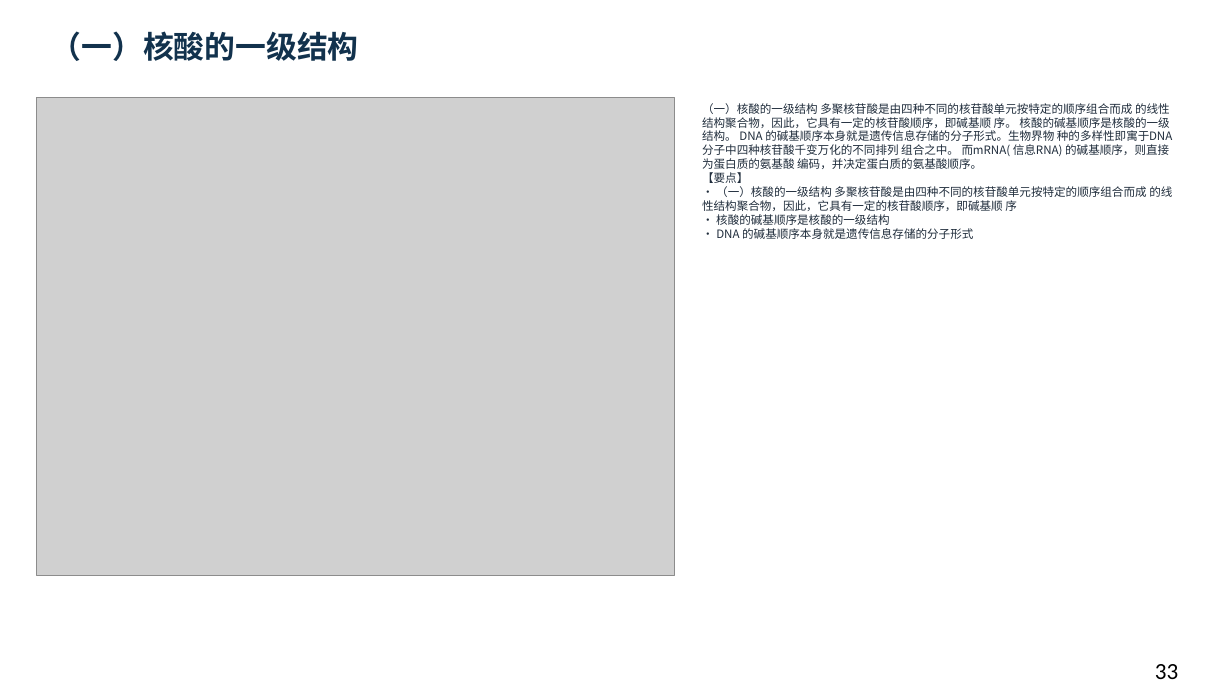
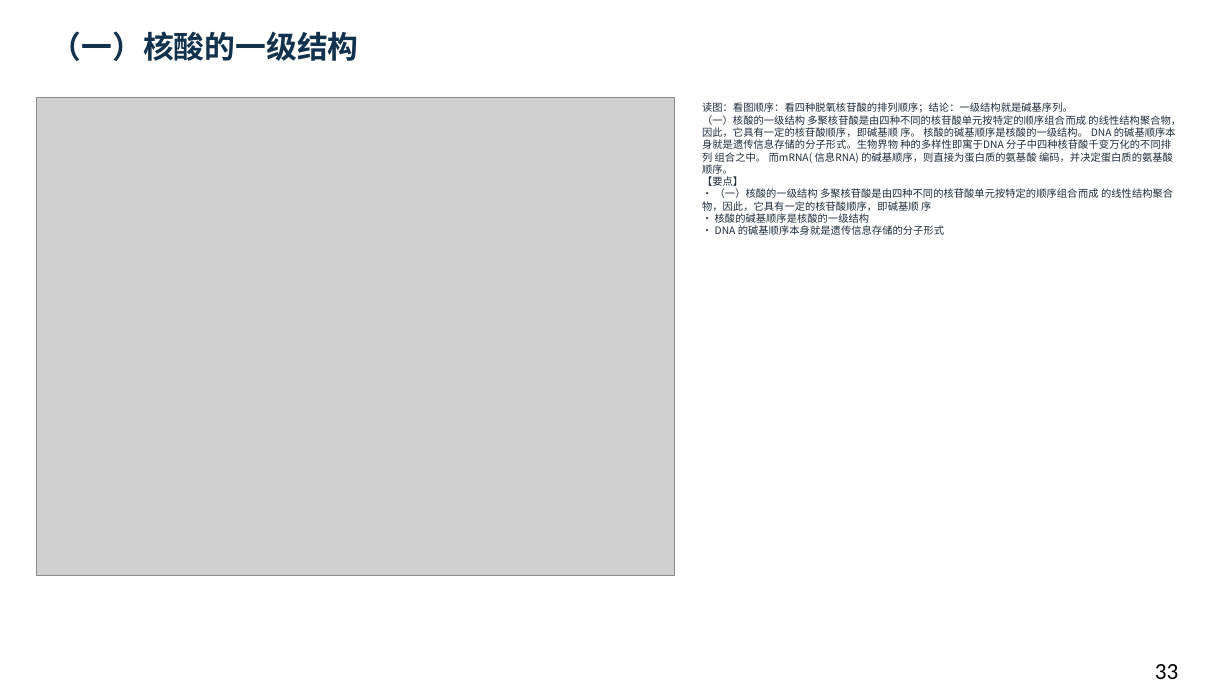
Before and after one commit to newkan-li/Biochemistry, a slide deck: slide 33 of downloads/bc11-ai-style.pptx. Drawn at 1232x693 pixels with LibreOffice and Linux fonts; fonts in the diff are those of the drawing; grey boxes stand for pictures. Boxes give left, top, right and bottom in pixels: in the first picture for what was removed or moved away, otherwise in the second. Text is boxed around its words. In the diff, an @@ line names an element or a change of style, - is before the commit and + after.

```diff
--- a/downloads/bc11-ai-style.pptx
+++ b/downloads/bc11-ai-style.pptx
@@ text at (x1=702, y1=102, x2=1181, y2=235): text changed; size 9 to 8 pt @@
-（一）核酸的一级结构 多聚核苷酸是由四种不同的核苷酸单元按特定的顺序组合而成 的线性结构聚合物，因此，它具有一定的核苷酸顺序，即碱基顺 序。 核酸的碱基顺序是核酸的一级结构。 DNA 的碱基顺序本身就是遗传信息存储的分子形式。生物界物 种的多样性即寓于DNA 分子中四种核苷酸千变万化的不同排列 组合之中。 而mRNA( 信息RNA) 的碱基顺序，则直接为蛋白质的氨基酸 编码，并决定蛋白质的氨基酸顺序。
-【要点】
-• （一）核酸的一级结构 多聚核苷酸是由四种不同的核苷酸单元按特定的顺序组合而成 的线性结构聚合物，因此，它具有一定的核苷酸顺序，即碱基顺 序
-• 核酸的碱基顺序是核酸的一级结构
-• DNA 的碱基顺序本身就是遗传信息存储的分子形式
+读图：看图顺序：看四种脱氧核苷酸的排列顺序；结论：一级结构就是碱基序列。
+（一）核酸的一级结构 多聚核苷酸是由四种不同的核苷酸单元按特定的顺序组合而成 的线性结构聚合物，因此，它具有一定的核苷酸顺序，即碱基顺 序。 核酸的碱基顺序是核酸的一级结构。 DNA 的碱基顺序本身就是遗传信息存储的分子形式。生物界物 种的多样性即寓于DNA 分子中四种核苷酸千变万化的不同排列 组合之中。 而mRNA( 信息RNA) 的碱基顺序，则直接为蛋白质的氨基酸 编码，并决定蛋白质的氨基酸顺序。
+【要点】
+• （一）核酸的一级结构 多聚核苷酸是由四种不同的核苷酸单元按特定的顺序组合而成 的线性结构聚合物，因此，它具有一定的核苷酸顺序，即碱基顺 序
+• 核酸的碱基顺序是核酸的一级结构
+• DNA 的碱基顺序本身就是遗传信息存储的分子形式
```
Also in this commit, not shown: 135 other slides changed, 6 other files.
